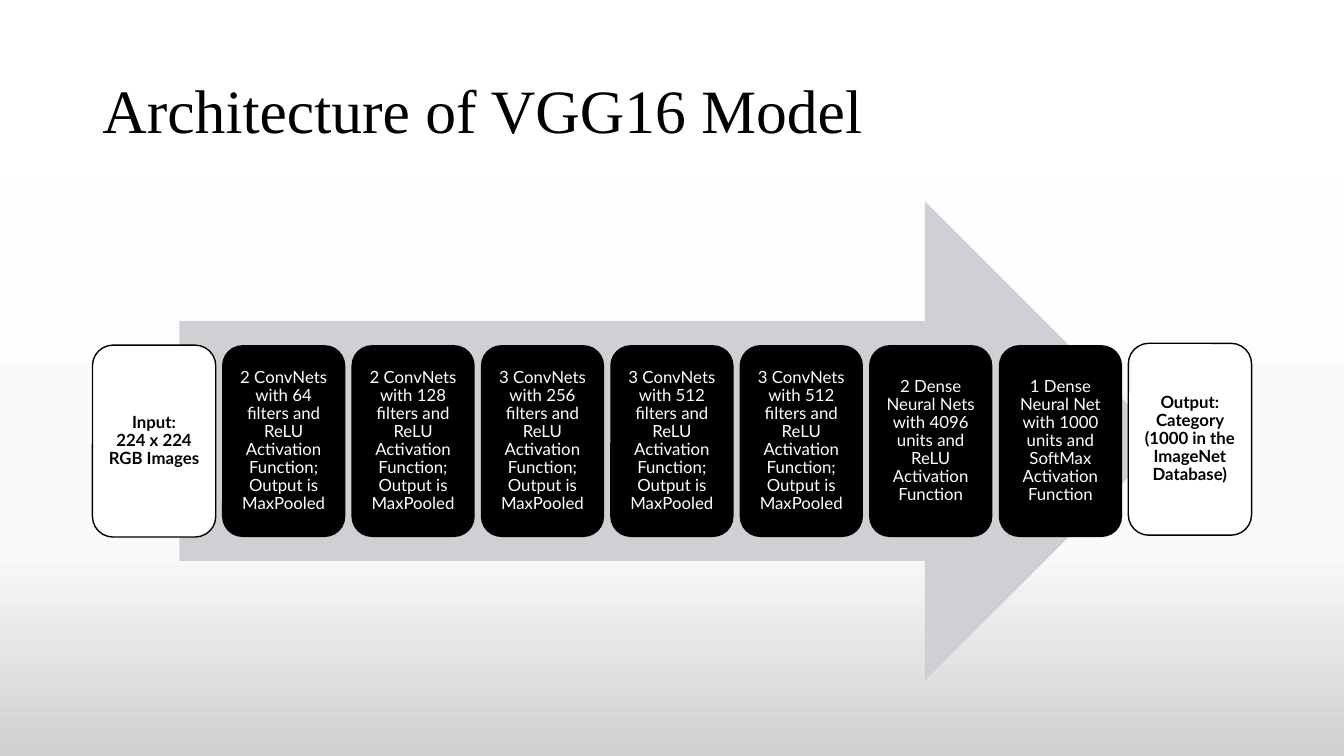
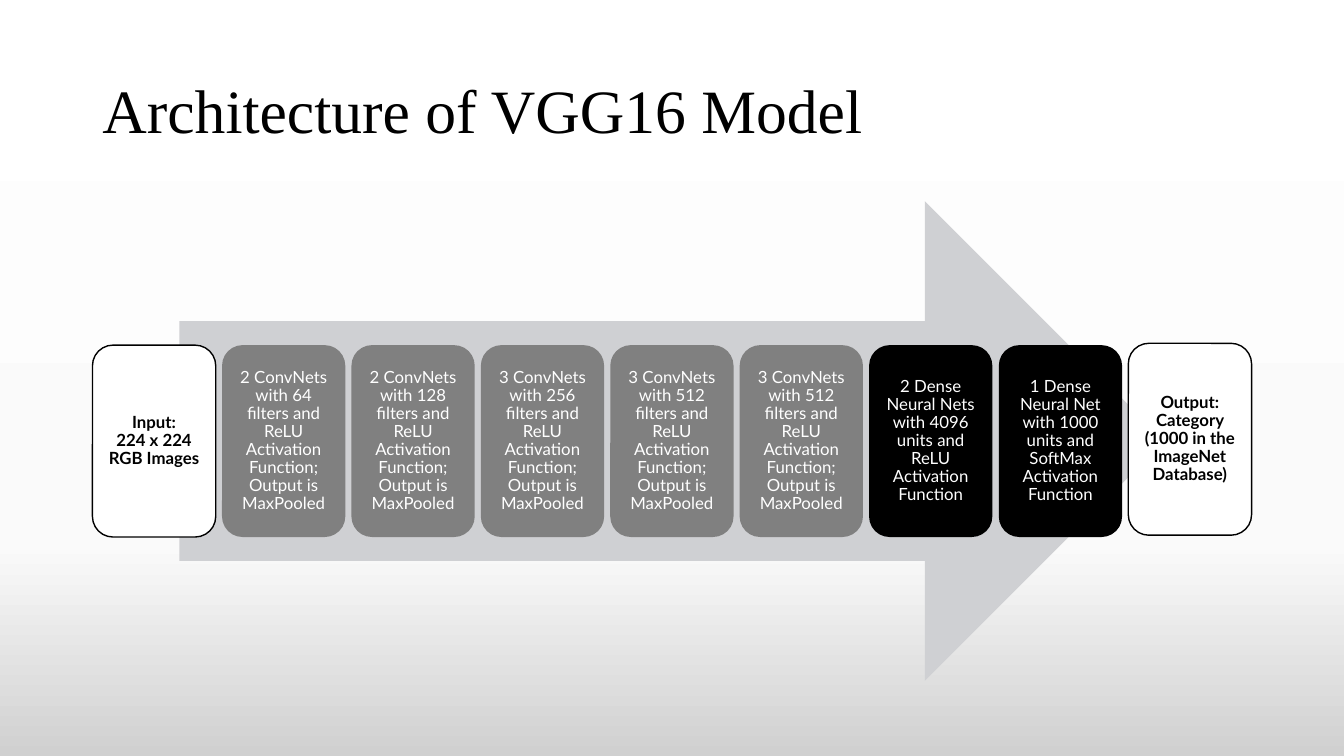
Before and after one commit to TheAnonymousMan/local-language-recognition-gcelt-class-2021, a slide deck: slide 16 of Documentation/4th Year Project Presentation.pptx. Drawn at 1344x756 pixels with LibreOffice and Linux fonts; fonts in the diff are those of the drawing. Boxes give left, top, right and bottom in pixels: in the first picture for what was removed or moved away, otherwise in the second. Text is boxed around its words. In the diff, an @@ line names an element or a change of style, - is before the commit and + after.

```diff
--- a/Documentation/4th Year Project Presentation.pptx
+++ b/Documentation/4th Year Project Presentation.pptx
@@ fill #000000 to #808080 in 5 elements at [222, 345, 345, 536], [352, 345, 475, 536], [481, 345, 604, 536], [610, 345, 733, 536], [740, 345, 863, 536] @@
```
Also in this commit, not shown: 1 other slide changed, 1 slide added, 1 other file.
